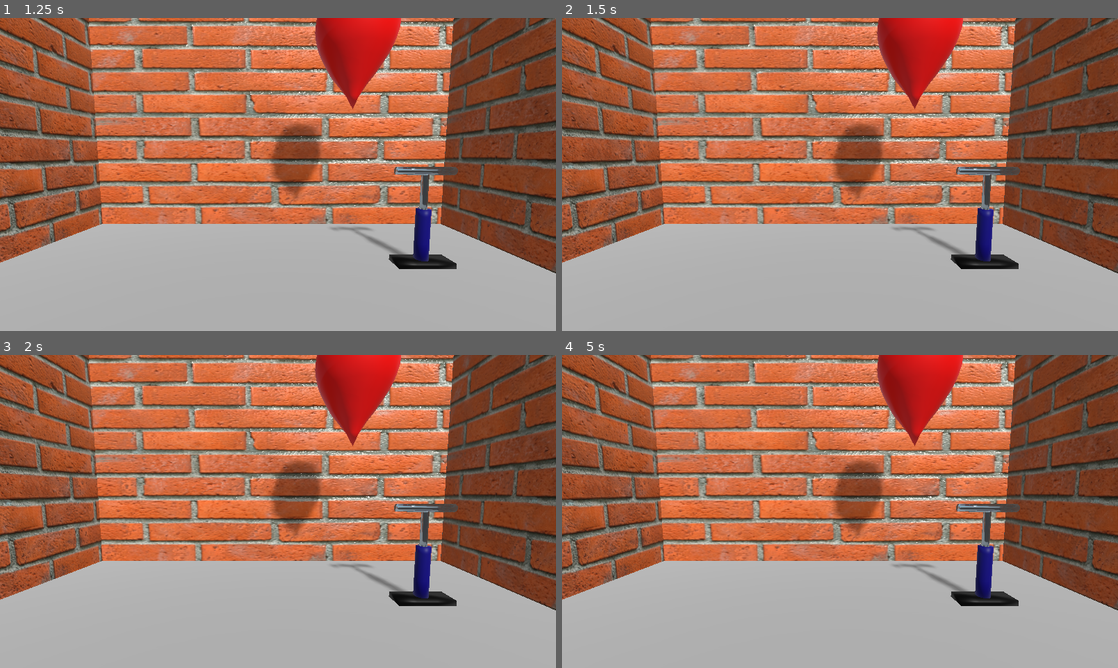
Above: before the commit, frames 1-4 (two rows, left to right).
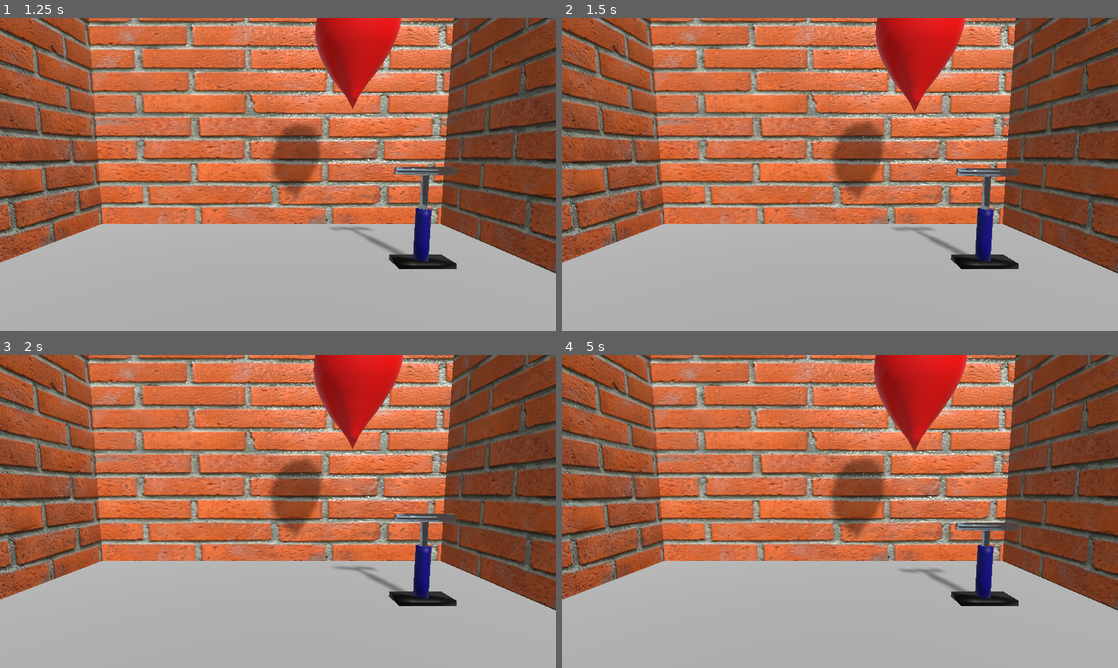
Above: after the commit, the same moments.

Repository: jacob-vkd/GameMaster
Game: Godot game, scene res://balloonGame.tscn
Same seed, same stepped clock (60 frames per second), same inputs: the game is played once before the commit and once after it. This scene is started directly instead of the project's main scene.
Inputs:
- Up to frame 1 (1.25 s): tap Enter at 0.5 s; hold Up (ui_up) from 0.53 s (still down); hold Enter from 0.53 s (still down)
- Up to frame 2 (1.5 s): release Up (ui_up) at 1.28 s; release Enter at 1.28 s; hold Down (ui_down) from 1.28 s (still down); tap Enter at 1.35 s
- Up to frame 3 (2 s): keep holding Down (ui_down)
- Up to frame 4 (5 s): release Down (ui_down) at 2.03 s; hold Enter 2.03-2.78 s; hold Up (ui_up) 2.03-3.53 s; tap Enter at 2.85, 4.35 s; hold Enter 3.53-4.28 s; hold Down (ui_down) from 3.53 s (still down)

Frame 1 is identical in both runs. In frame 2, 0.5% of the frame differs, in the area x 48-83%, y 0-68%; in frame 3, 0.9%; in frame 4, 1.6%, in the area x 48-83%, y 0-70%.
Error before the commit: Invalid call. Nonexistent function 'get_current_node' in base 'Nil'. (res://assets/tools/Pump3.gd:11)

Commit message:
[FIX] state_machine variable initiated with null value

Diff:
--- a/assets/tools/Pump3.gd
+++ b/assets/tools/Pump3.gd
@@ -1,6 +1,7 @@
 extends KinematicBody
 
-var state_machine
+onready var animationtree = get_node("AnimationTree")
+onready var state_machine = animationtree.get("parameters/playback")
 
 func _physics_process(delta):
 	#if is_network_master():
